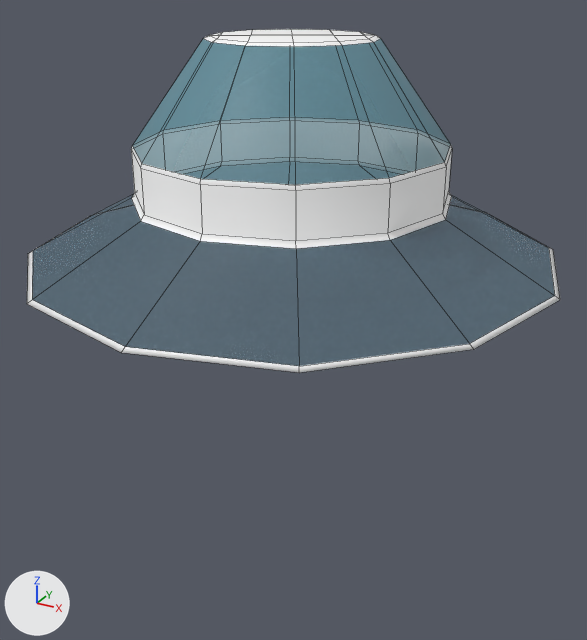
The FBX model Assets/FBX/ModularBuildingSystem/Misc/HologramStand.fbx: old version first, new version second.
The view is the same before and after, from a camera (50 mm lens) standing at (1.42, -2.58, 1.01) and looking at (0.05, -0.08, -0.24). Every picture has the same lights, and +X, +Y and +Z are marked at lower left. Mesh edges are drawn as thin lines.
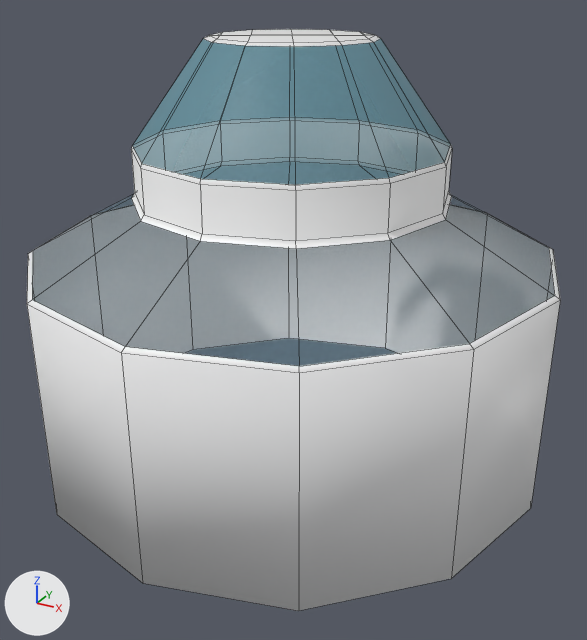
The newer file is also turned or shifted as a whole; pictures and numbers use the older file's frame.

Edits to the bpy script that builds the scene:
```text
Add mat_material_010:
    mat_material_010 = principled_material('Material.010')
    mat_material_010.base_color = (0.8, 0.8, 0.8)  # white #e7e7e7
Change me_circle:
    used by ob_circle; location = (0.0, 0.0, 0.0)
    remove me_circle.from_pydata(...)  # 101 vertices, 97 faces; spans x -1.0..1.0, y -1.0..1.0, z 0.0..0.78
    add me_circle.from_pydata(...)  # 113 vertices, 109 faces; spans x -1.0..1.0, y -1.0..1.0, z -0.83..0.78
    me_circle part 1
    1 face is deleted
    12 new vertices lie (0.0, 0.0, -0.83) away from vertices in x -1.0..1.0, y -1.0..1.0, z 0.0
    13 new faces join them, mat_material_001
    me_circle part 2: 24 faces spanning x -0.3..0.3, y -0.3..0.3, z 0.77..0.78 switch from mat_material_001 to mat_material_010 (white #e7e7e7)
```

Boxes (x1, y1, x2, y2) around the edits, measured in the pictures (587 x 640 px):
'Circle', reshaped (69% taller)
    before: (27, 29, 560, 373)
    after: (27, 29, 560, 611)
part 1 of me_circle, built on
    after: (27, 205, 560, 611)
part 2 of me_circle, recoloured
    both: (203, 29, 380, 47)
